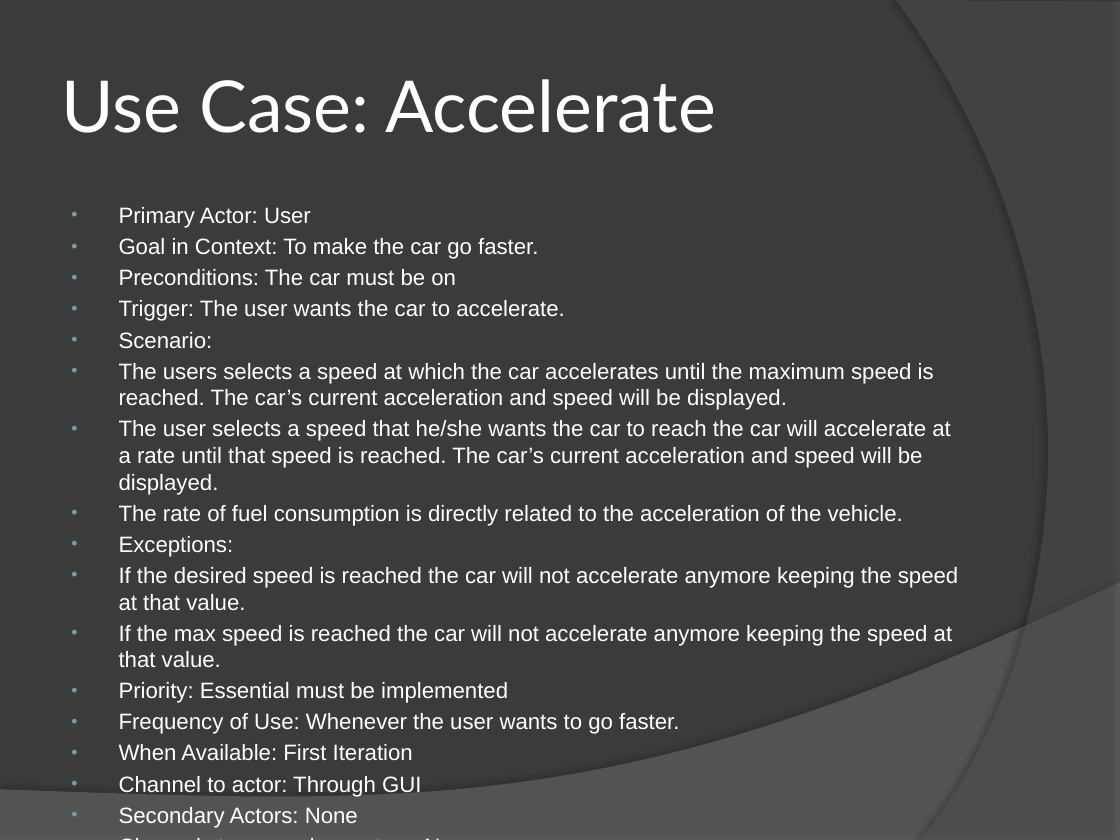
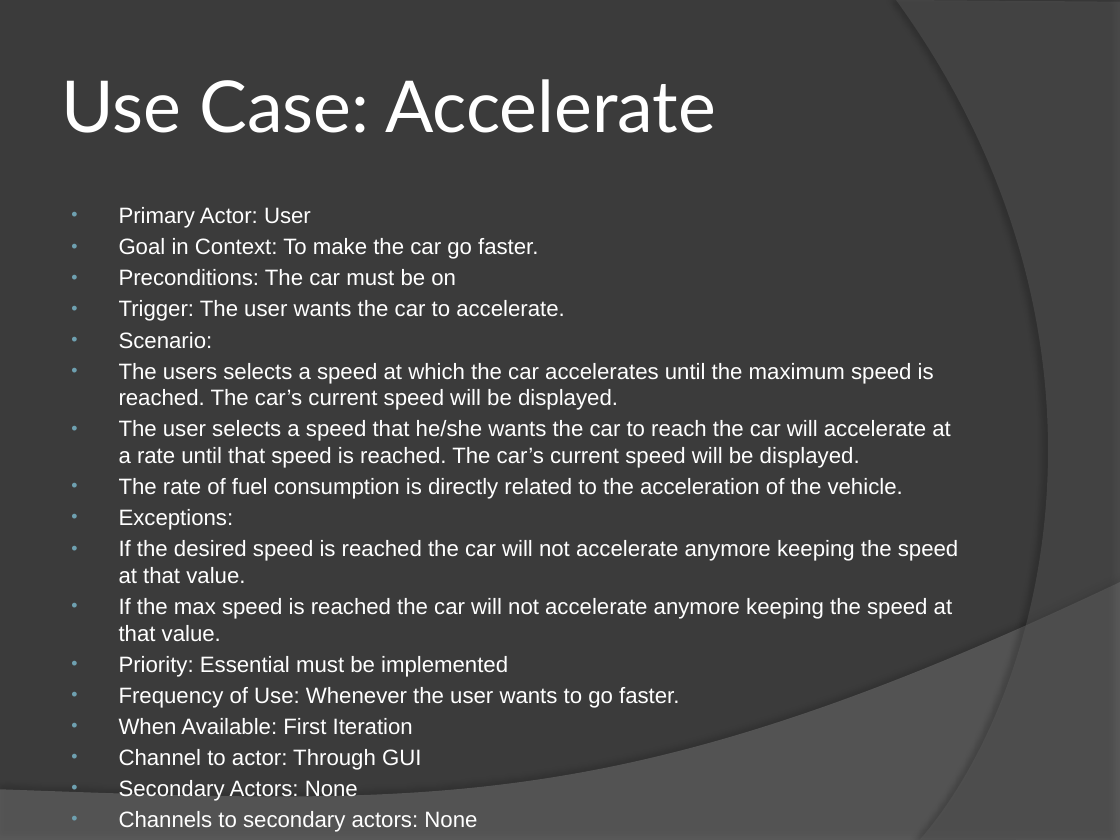
Before and after one commit to bsclayt1/CSE360-Project, a slide deck: slide 11 of Presentation/Presentation.pptx. Drawn at 1120x840 pixels with LibreOffice and Linux fonts; fonts in the diff are those of the drawing. Boxes give left, top, right and bottom in pixels: in the first picture for what was removed or moved away, otherwise in the second. Text is boxed around its words. In the diff, an @@ line names an element or a change of style, - is before the commit and + after.

```diff
--- a/Presentation/Presentation.pptx
+++ b/Presentation/Presentation.pptx
@@ text at (119, 363, 950, 468): text changed @@
-• The users selects a speed at which the car accelerates until the maximum speed is reached. The car’s current acceleration and speed will be displayed.
-• The user selects a speed that he/she wants the car to reach the car will accelerate at a rate until that speed is reached. The car’s current acceleration and speed will be displayed.
+• The users selects a speed at which the car accelerates until the maximum speed is reached. The car’s current speed will be displayed.
+• The user selects a speed that he/she wants the car to reach the car will accelerate at a rate until that speed is reached. The car’s current speed will be displayed.
```
